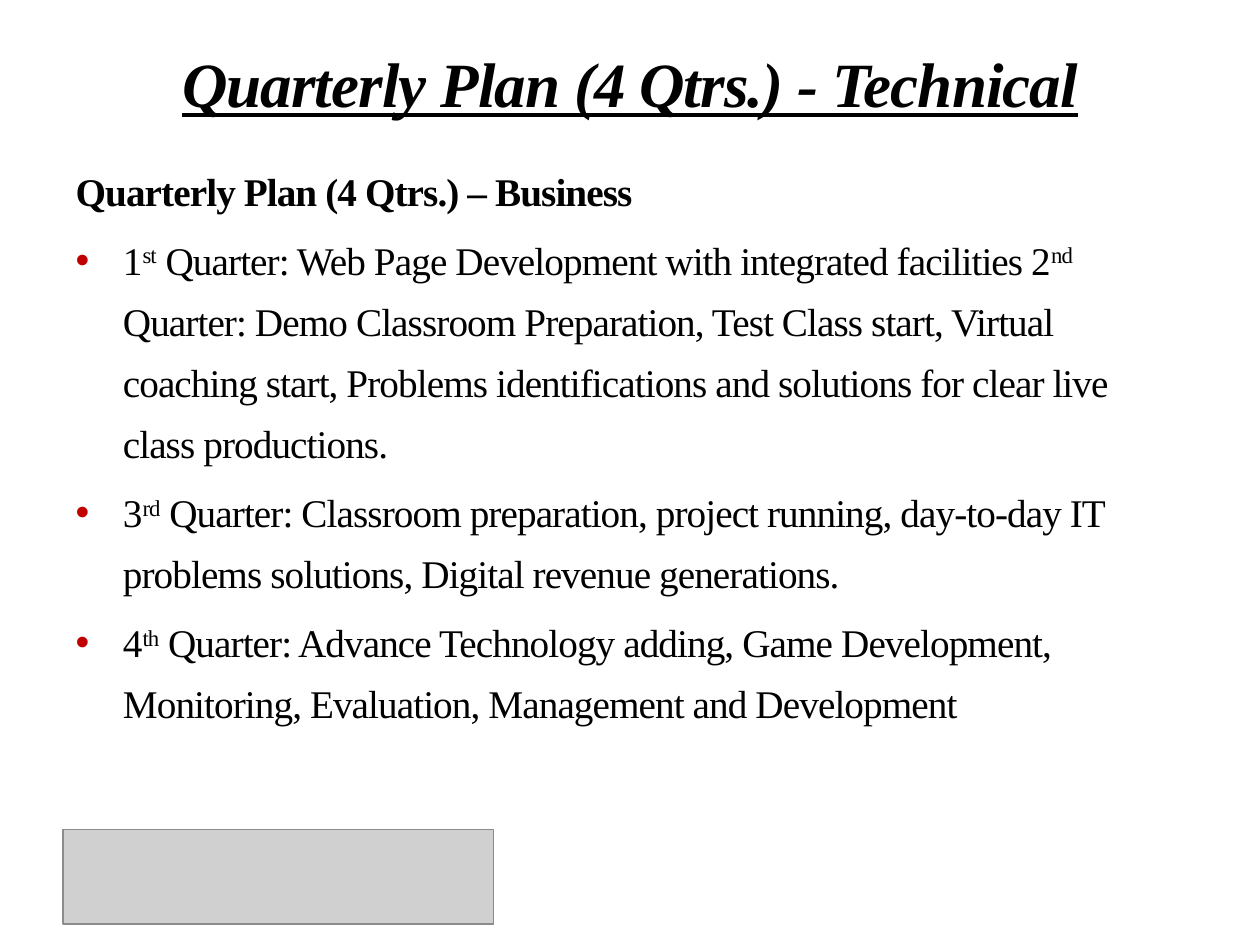
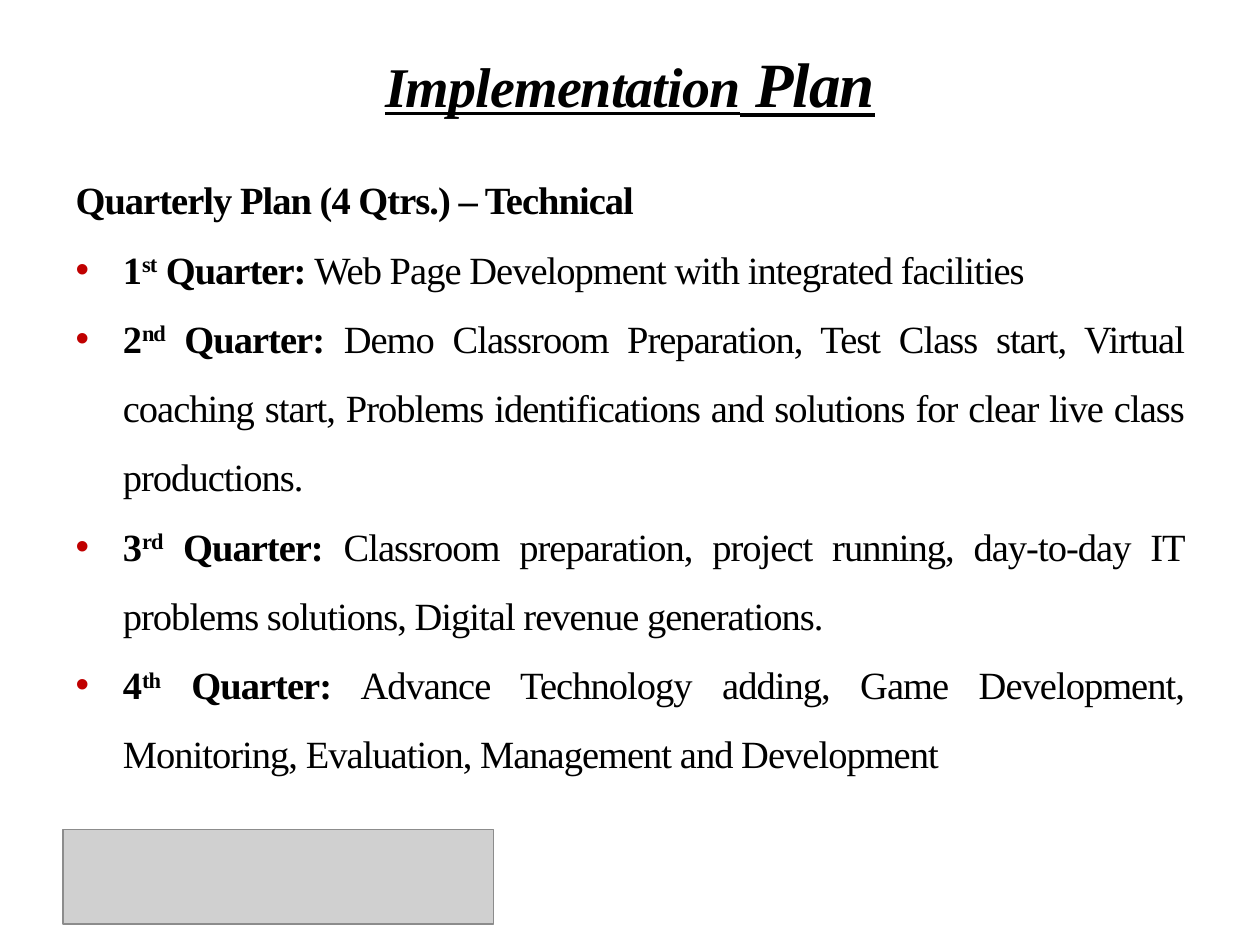
Before and after one commit to Shuvoneel/SRCL, a slide deck: slide 30 of Startup/Presentation_iDEA.pptx. Drawn at 1260x945 pixels with LibreOffice and Linux fonts; fonts in the diff are those of the drawing; grey boxes stand for pictures; background and template pictures are left out. Boxes give left, top, right and bottom in pixels: in the first picture for what was removed or moved away, otherwise in the second. Text is boxed around its words. In the diff, an @@ line names an element or a change of style, - is before the commit and + after.

```diff
--- a/Startup/Presentation_iDEA.pptx
+++ b/Startup/Presentation_iDEA.pptx
@@ title at [385, 63, 875, 118]: text changed; size 36 to 32 pt @@
-Quarterly Plan (4 Qtrs.) - Technical
+Implementation Plan
@@ text at [76, 187, 1185, 500]: text changed; size 22.4 to 22 pt @@
-Quarterly Plan (4 Qtrs.) – Business
-• 1st Quarter: Web Page Development with integrated facilities 2nd Quarter: Demo Classroom Preparation, Test Class start, Virtual coaching start, Problems identifications and solutions for clear live class productions.
+Quarterly Plan (4 Qtrs.) – Technical
+• 1st Quarter: Web Page Development with integrated facilities
+• 2nd Quarter: Demo Classroom Preparation, Test Class start, Virtual coaching start, Problems identifications and solutions for clear live class productions.
@@ text at [123, 534, 1185, 777]: size 22.4 to 22 pt in "3rd Quarter: Classroom preparation, project running, day-to- ...", "4th Quarter: Advance Technology adding, Game Development, ..."; bold on in "3rd Quarter:", "4th Quarter:"; alignment left to justified; line spacing 1.3 to 1.5; less space between paragraphs @@
```
Also in this commit, not shown: 23 other slides changed, 22 other files.
